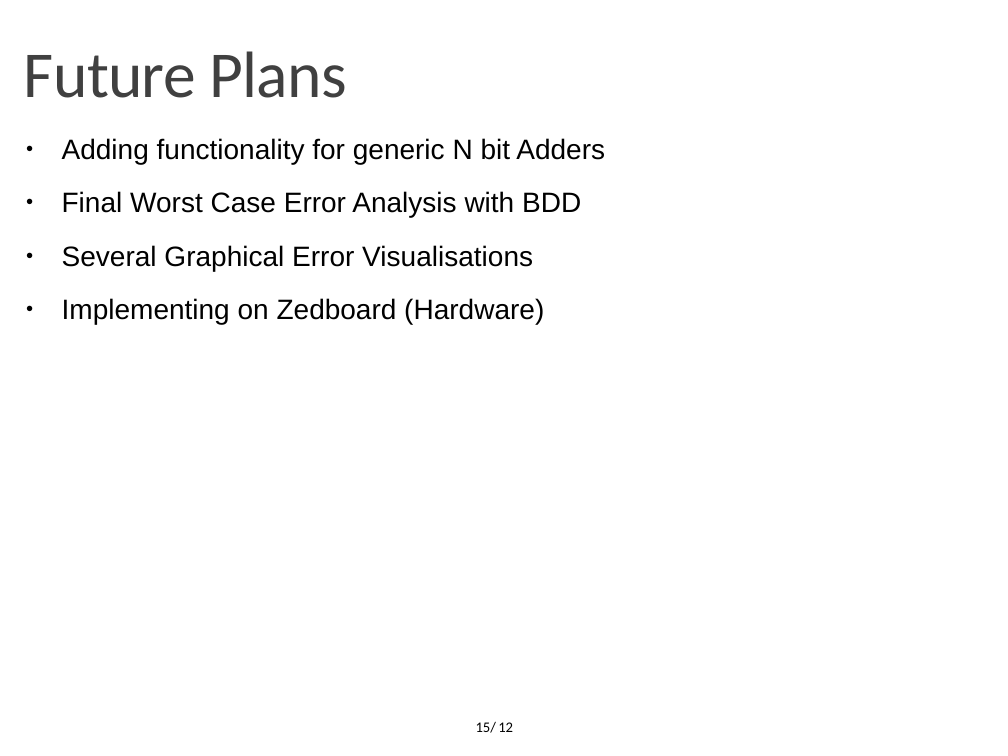
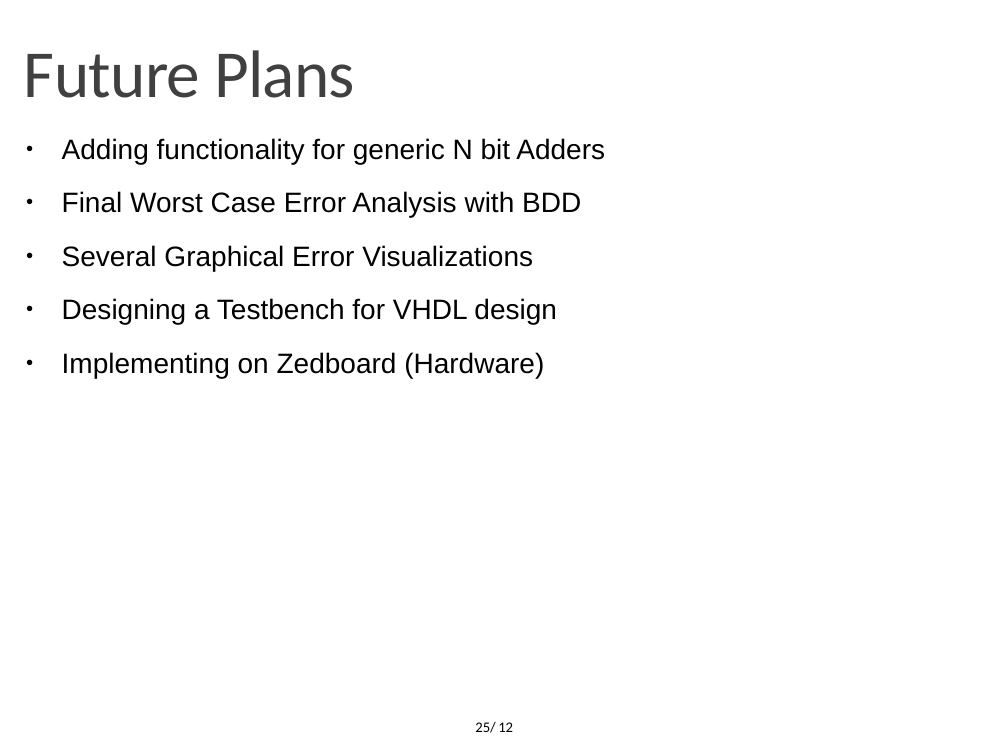
Before and after one commit to OrionLightning/Approximate-Circuit, a slide deck: slide 25 of Presentation Slides/Second Midterm (11-01-2022)/Midterm 11-01-2022.pptx (slide 15 before the commit). Drawn at 1008x756 pixels with LibreOffice and Linux fonts; fonts in the diff are those of the drawing; background and template pictures are left out. Boxes give left, top, right and bottom in pixels: in the first picture for what was removed or moved away, otherwise in the second. Text is boxed around its words. In the diff, an @@ line names an element or a change of style, - is before the commit and + after.

```diff
--- a/Presentation Slides/Second Midterm (11-01-2022)/Midterm 11-01-2022.pptx
+++ b/Presentation Slides/Second Midterm (11-01-2022)/Midterm 11-01-2022.pptx
@@ text "Future Plans" at bbox=[24, 50, 355, 98]: size 46.8 to 48 pt @@
@@ text at bbox=[62, 245, 557, 324]: text changed @@
-● Several Graphical Error Visualisations
+● Several Graphical Error Visualizations
+● Designing a Testbench for VHDL design
@@ page number at bbox=[475, 722, 495, 733]: text changed @@
-15/
+25/
```
Also in this commit, not shown: 5 other slides changed, 12 slides added, 2 slides removed, 2 other files.
